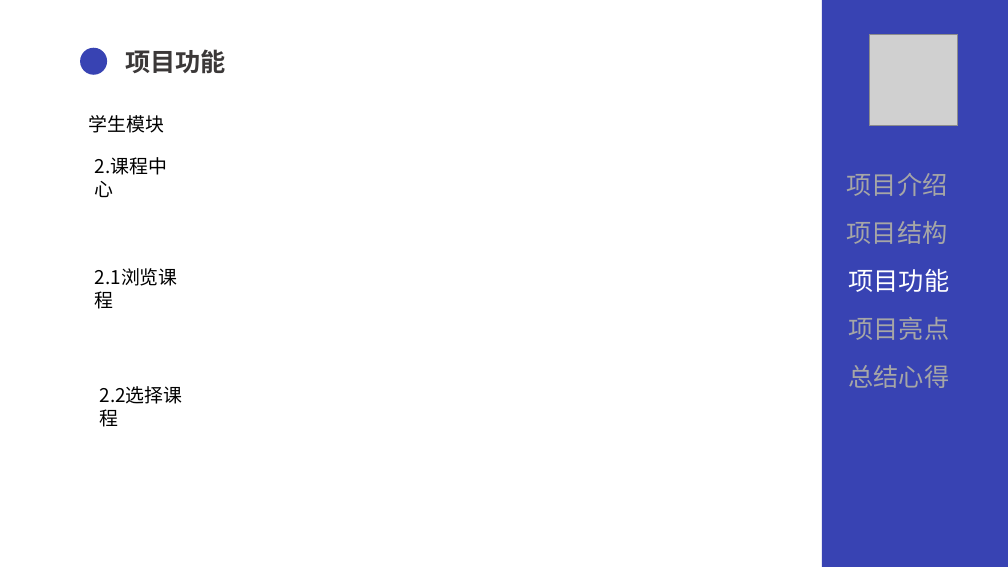
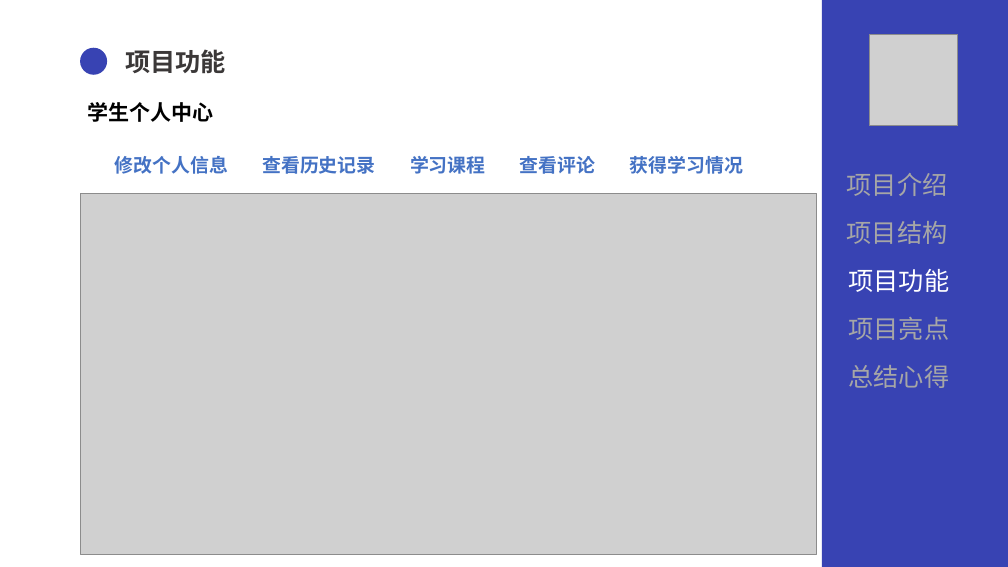
Before and after one commit to SUYYYUS/QGfinal, a slide deck: slide 13 of 文档/QG汇报陈术裕.pptx (slide 15 before the commit). Drawn at 1008x567 pixels with LibreOffice and Linux fonts; fonts in the diff are those of the drawing; grey boxes stand for pictures. Boxes give left, top, right and bottom in pixels: in the first picture for what was removed or moved away, otherwise in the second. Text is boxed around its words. In the diff, an @@ line names an element or a change of style, - is before the commit and + after.

```diff
--- a/文档/QG汇报陈术裕.pptx
+++ b/文档/QG汇报陈术裕.pptx
@@ text at [88,102,214,122]: text changed; size 18 to 20 pt; bold on @@
-学生模块
+学生个人中心
@@ text removed at [95,157,167,198] @@
-2.课程中心
@@ text added at [115,156,743,174], 18 pt, text #4472C4, bold @@
+修改个人信息 查看历史记录 学习课程 查看评论 获得学习情况
@@ picture added at [80,193,817,554] @@
@@ text removed at [95,268,178,286] @@
-2.1浏览课程
@@ text removed at [100,386,183,404] @@
-2.2选择课程
```
Also in this commit, not shown: 23 other slides changed, 1 slide added, 2 slides removed, 1 other file.
